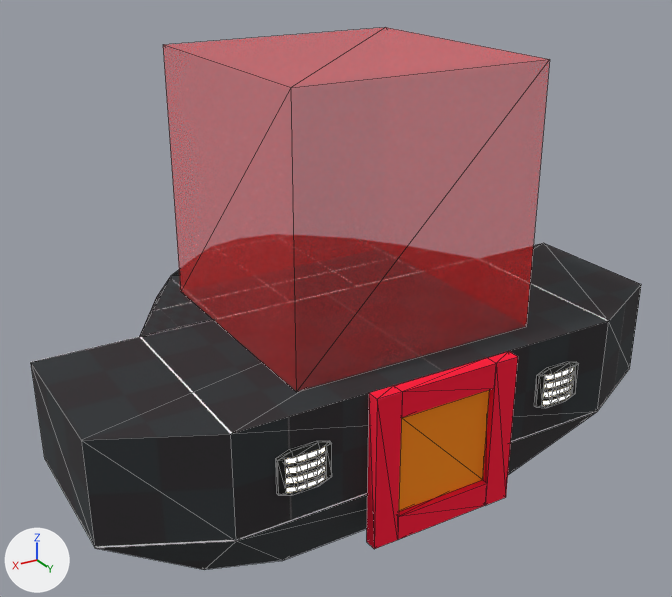
Before and after pictures for a commit that changed the glTF model assets/trenchbroom/models/BossBlackjack.glb.
One viewpoint serves both versions: a camera (50 mm lens) standing at (8.93, 14.49, 7.61) and looking at (-0.01, -0.4, 0.17). The lights are fixed; the arrows at lower left show +X, +Y and +Z. The older version comes first. Mesh edges are drawn as thin lines. Where no turn or scale is listed for an object, it has been applied to the vertices. Vertices at exactly the same position are counted once.

Objects in the first picture: 'DebugMesh', 'HoverPlatform'.
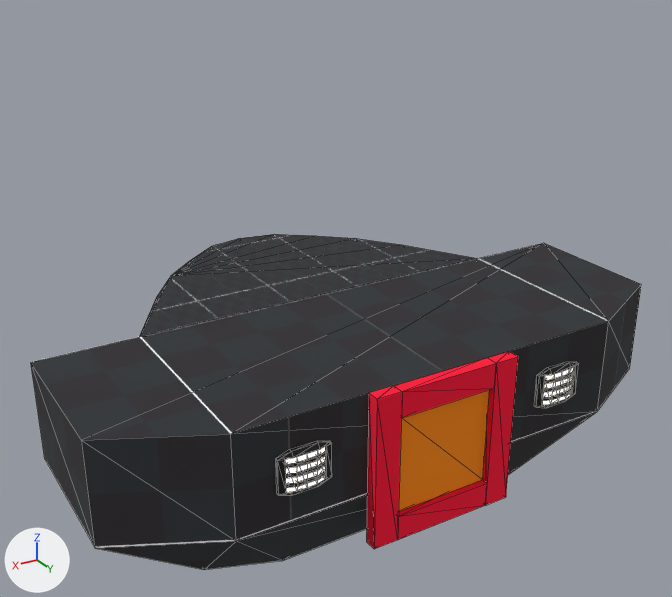
The newer file is also turned or shifted as a whole; pictures and numbers use the older file's frame.

The change, as a list of edits to the scene's bpy script:
```text
Change mat_material_0:
    where n0 = _N.new('ShaderNodeBsdfPrincipled'); n0.name = 'Principled BSDF'
    remove n0.inputs[0].default_value = (1.0, 0.0, 0.0, 1.0)  # 'Base Color', red #ff0000
    remove n0.inputs[4].default_value = 0.337  # 'Alpha'
    add n2 = _N.new('ShaderNodeMix'); n2.name = 'Mix'
    add n2.data_type = 'RGBA'
    add n2.blend_type = 'MULTIPLY'
    add n2.inputs[0].default_value = 1.0  # 'Factor'
    add n2.inputs[7].default_value = (1.0, 1.0, 1.0, 1.0)  # 'B', white #ffffff
    add n3 = _N.new('ShaderNodeTexImage'); n3.name = 'Image Texture'
    add n3.image = img_image_0
    add n3.interpolation = 'Closest'
    add _L.new(n2.outputs[2], n0.inputs[0])  # 'Result' to 'Base Color'
    add _L.new(n3.outputs[0], n2.inputs[6])  # 'Color' to 'A'
Change mat_material_1:
    where n3 = _N.new('ShaderNodeTexImage'); n3.name = 'Image Texture'
    n3.image: img_image_0 -> img_image_1
Change mat_material_2:
    where n0 = _N.new('ShaderNodeBsdfPrincipled'); n0.name = 'Principled BSDF'
    add n0.inputs[27].default_value = (1.0, 0.885, 0.618, 1.0)  # 'Emission Color', beige #fff2ce
    add n0.inputs[28].default_value = 2.0  # 'Emission Strength'
    where n3 = _N.new('ShaderNodeTexImage'); n3.name = 'Image Texture'
    n3.image: img_image_1 -> img_image_2
Change mat_material_3:
    where n0 = _N.new('ShaderNodeBsdfPrincipled'); n0.name = 'Principled BSDF'
    remove n0.inputs[27].default_value = (1.0, 0.885, 0.618, 1.0)  # 'Emission Color', beige #fff2ce
    remove n0.inputs[28].default_value = 2.0  # 'Emission Strength'
    where n3 = _N.new('ShaderNodeTexImage'); n3.name = 'Image Texture'
    n3.image: img_image_2 -> img_image_3
Change mat_material_4:
    where n3 = _N.new('ShaderNodeTexImage'); n3.name = 'Image Texture'
    n3.image: img_image_3 -> img_image_4
Change me_mesh_1:
    where me_mesh_1.from_pydata(...)  # 343 vertices, 414 faces; spans x -6.0..6.0, y -0.41..7.84, z -2.51..1.12
    used by ob_hoverplatform; parent = ob_bossblackjack; location = (0.0, 3.0, -1.0); rotation_euler = (0.0, 0.0, -3.142), in degrees (0, 0, -180)
    me_mesh_1 part 1: all 88 faces that had it switch from mat_material_1 to mat_material_0
    remove me_mesh_1.materials.append(mat_material_5)
Remove ob_debugmesh:
    ob_debugmesh = bpy.data.objects.new('DebugMesh', me_mesh_0)
    ob_debugmesh.location = (0.0, 0.0, 2.6)
```

Location of each change, (x1, y1, x2, y2) in pixels of the pictures (672 x 597 px):
'HoverPlatform', surface changed, recoloured
    both: (31, 243, 612, 525)
'DebugMesh', deleted
    before: (163, 27, 550, 391)
part 1 of me_mesh_1, recoloured
    before: (73, 244, 600, 525)
    after: (73, 234, 600, 525)
